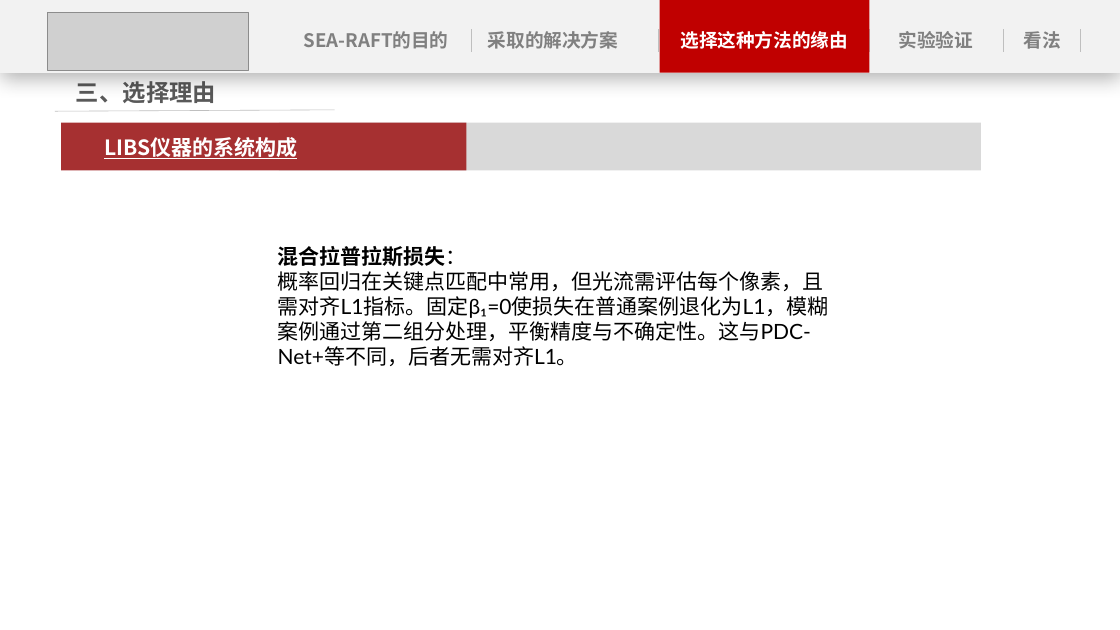
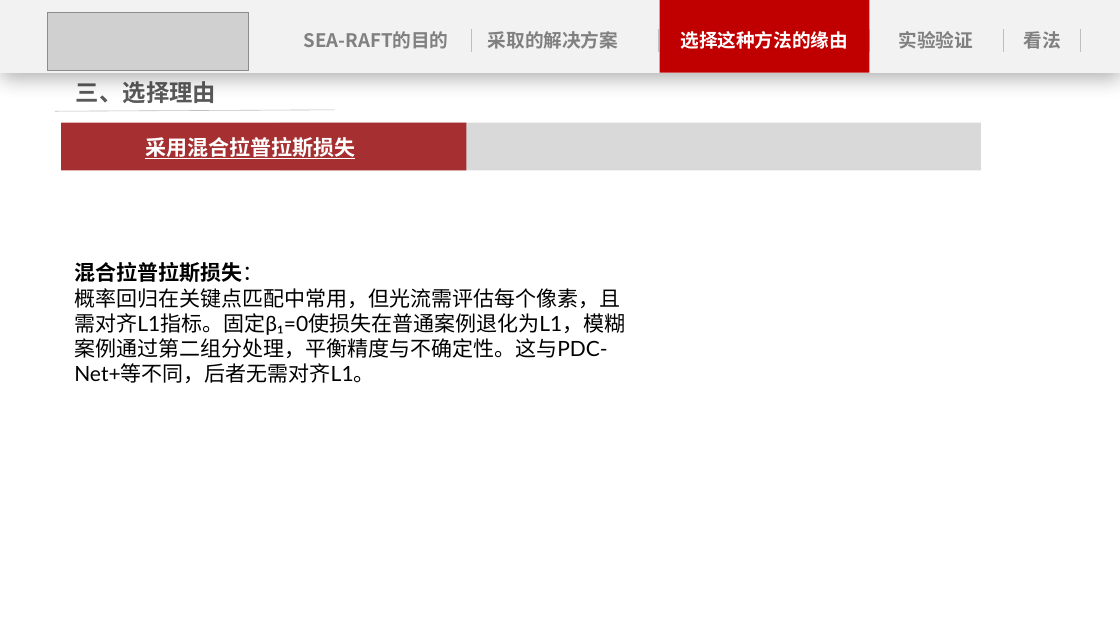
Before and after one commit to miheyou/RAFT_SCU, a slide deck: slide 15 of 11.4小组汇报(真).pptx (slide 11 before the commit). Drawn at 1120x630 pixels with LibreOffice and Linux fonts; fonts in the diff are those of the drawing; grey boxes stand for pictures; background and template pictures are left out. Boxes give left, top, right and bottom in pixels: in the first picture for what was removed or moved away, otherwise in the second. Text is boxed around its words. In the diff, an @@ line names an element or a change of style, - is before the commit and + after.

```diff
--- a/11.4小组汇报(真).pptx
+++ b/11.4小组汇报(真).pptx
@@ text at bbox=[145, 137, 355, 159]: text changed @@
-LIBS仪器的系统构成
+采用混合拉普拉斯损失
@@ text "混合拉普拉斯损失：": place and size @@
-text "混合拉普拉斯损失：" at bbox=[278, 246, 829, 366]
+text "混合拉普拉斯损失：" at bbox=[74, 262, 625, 383]
```
Also in this commit, not shown: 3 other slides changed, 3 slides added.
